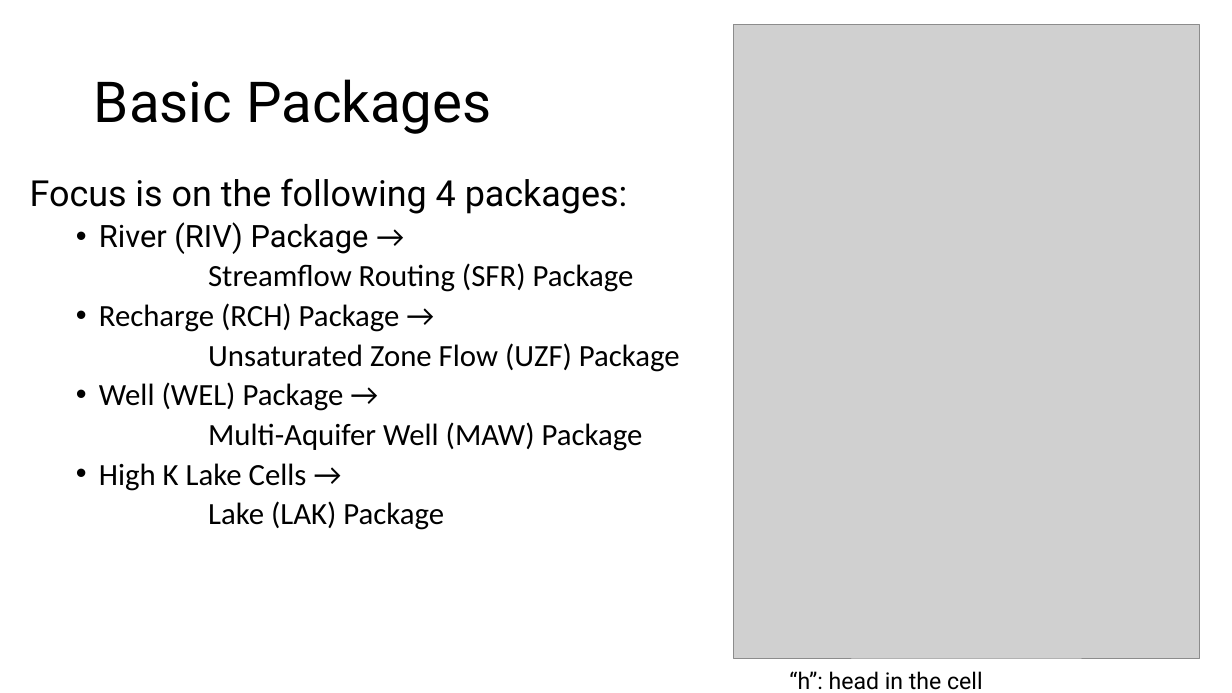
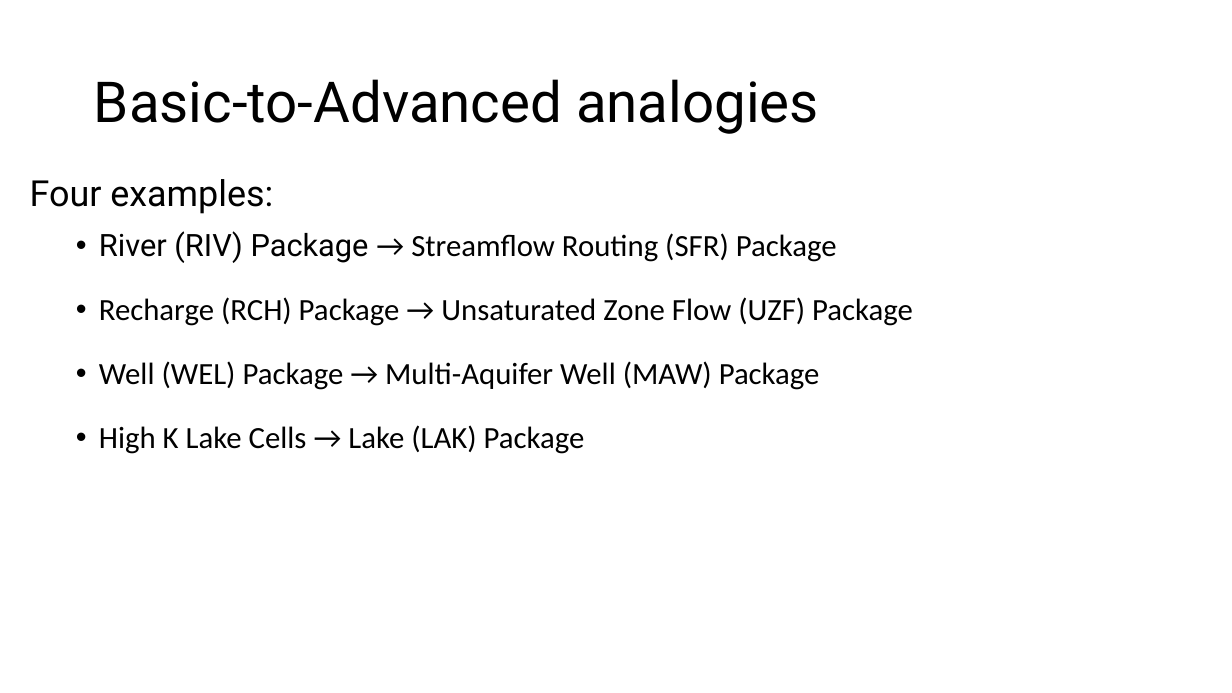
Before and after one commit to jlarsen-usgs/CWEMF-advanced-modflow, a slide deck: slide 4 of presentations/Advanced_Packages.pptx (slide 1 before the commit). Drawn at 1232x693 pixels with LibreOffice and Linux fonts; fonts in the diff are those of the drawing; grey boxes stand for pictures. Boxes give left, top, right and bottom in pixels: in the first picture for what was removed or moved away, otherwise in the second. Text is boxed around its words. In the diff, an @@ line names an element or a change of style, - is before the commit and + after.

```diff
--- a/presentations/Advanced_Packages.pptx
+++ b/presentations/Advanced_Packages.pptx
@@ picture removed at (734, 24, 1200, 658) @@
@@ title at (94, 79, 819, 134): text changed @@
-Basic Packages
+Basic-to-Advanced analogies
@@ text at (30, 179, 913, 454): text changed @@
-Focus is on the following 4 packages:
-  • River (RIV) Package →
-  Streamflow Routing (SFR) Package
-  • Recharge (RCH) Package →
-  Unsaturated Zone Flow (UZF) Package
-  • Well (WEL) Package →
-  Multi-Aquifer Well (MAW) Package
-  • High K Lake Cells →
-  Lake (LAK) Package
+Four examples:
+  • River (RIV) Package → Streamflow Routing (SFR) Package
+  • Recharge (RCH) Package → Unsaturated Zone Flow (UZF) Package
+  • Well (WEL) Package → Multi-Aquifer Well (MAW) Package
+  • High K Lake Cells → Lake (LAK) Package
@@ text removed at (789, 671, 983, 690) @@
-“h”: head in the cell
```
Also in this commit, not shown: 6 other slides changed, 3 slides added, 1 slide removed.
